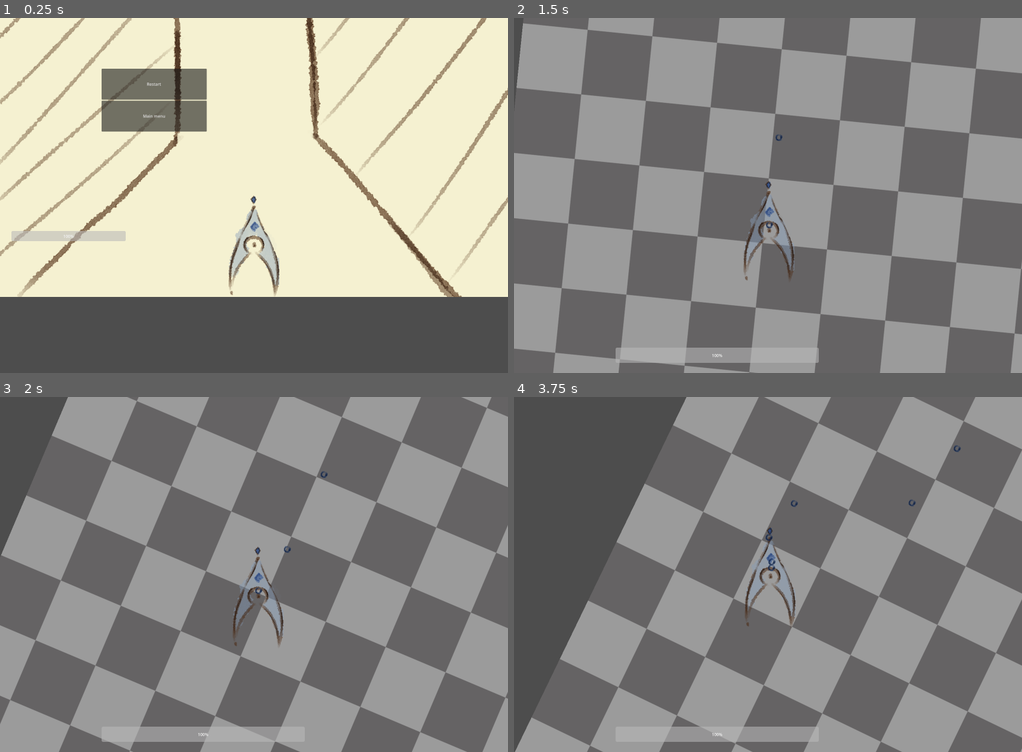
Above: before the commit, frames 1-4 (two rows, left to right).
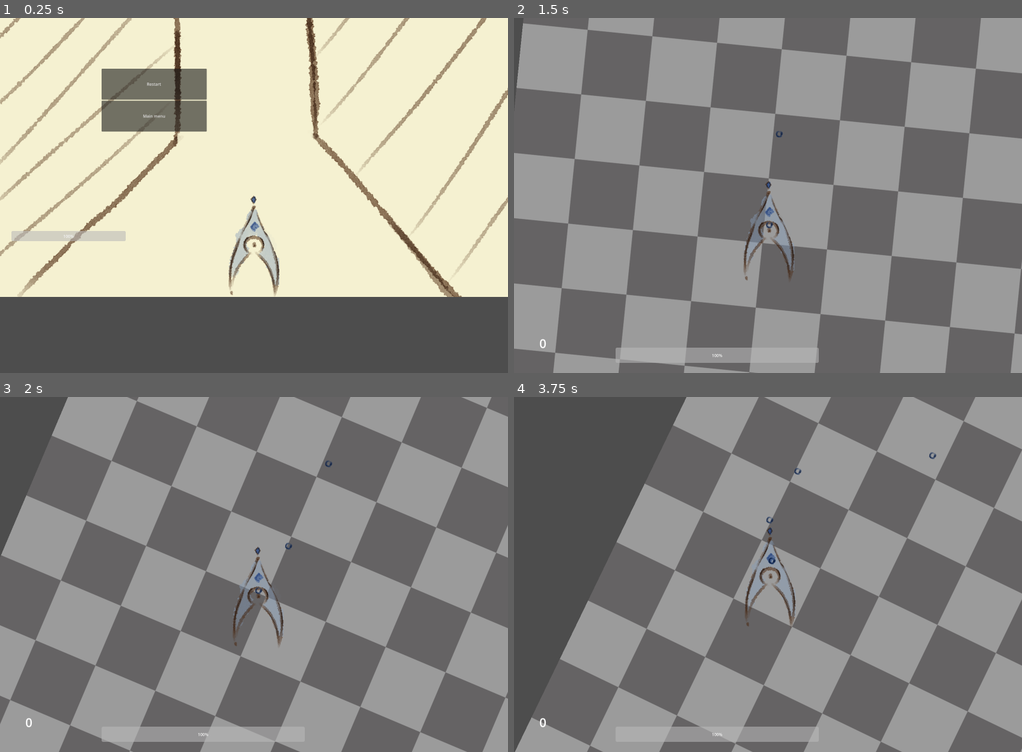
Above: after the commit, the same moments.

Repository: AustereTriceratops/BulletHellEngine
Game: Godot game, scene res://levels/level.tscn
Same seed, same stepped clock (60 frames per second), same inputs: the game is played once before the commit and once after it. The engine's default icon, where the game draws it, is replaced by a stand-in: a white triangle on a blue panel in a dark square.
Inputs (mouse positions are in pixels of both pictures, inside the frame that each line leads up to):
- Up to frame 1 (0.25 s): no input
- Up to frame 2 (1.5 s): click "Restart" at 0.5 s; tap Enter at 1.25 s; move the mouse to (793, 195) at 1.27 s; hold W (player_up) from 1.28 s (still down); hold Q (look_left) from 1.28 s (still down)
- Up to frame 3 (2 s): keep holding W (player_up); keep holding Q (look_left)
- Up to frame 4 (3.75 s): keep holding W (player_up); move the mouse to (742, 574) at 2.02 s; release Q (look_left) at 2.03 s; tap E (look_right) at 2.1 s; move the mouse to (778, 567) at 2.77 s; hold Shift (shift) 2.78-3.53 s; move the mouse to (762, 581) at 3.52 s; tap Q (look_left) at 3.6 s

Frame 1 is identical in both runs. In frame 2, less than 0.1% of the frame differs, in the area x 5-53%, y 31-94%; in frame 3, less than 0.1%; in frame 4, 0.2%, in the area x 5-88%, y 13-94%.

Commit message:
slight changes to logic and bugfixes

Diff:
--- a/bullets/Bullet.tscn
+++ b/bullets/Bullet.tscn
@@ -13,7 +13,7 @@
 script = ExtResource("1_gdrkw")
 particles = ExtResource("2_ub4nk")
 
-[node name="Timer" type="Timer" parent="."]
+[node name="DespawnTimer" type="Timer" parent="."]
 wait_time = 5.0
 autostart = true
 
@@ -25,4 +25,4 @@
 scale = Vector2(0.5, 0.5)
 shape = SubResource("CircleShape2D_v23sg")
 
-[connection signal="timeout" from="Timer" to="." method="_on_timer_timeout"]
+[connection signal="timeout" from="DespawnTimer" to="." method="_on_despawn_timer_timeout"]
--- a/bullets/PlayerBullet.gd
+++ /dev/null
@@ -1,21 +0,0 @@
-extends RigidBody2D
-
-@export var particles: PackedScene
-
-var damage_amt = 1
-var speed = 400;
-
-# ========================
-# ==== CUSTOM METHODS ====
-# ========================
-
-func initialize(position_: Vector2, direction: Vector2):
-	position = position_
-	set_linear_velocity(speed * direction)
-
-# ========================
-# ===== NODE METHODS =====
-# ========================
-
-func _on_despawn_timer_timeout():
-	queue_free()
--- a/bullets/PlayerBullet.tscn
+++ b/bullets/PlayerBullet.tscn
@@ -1,6 +1,6 @@
 [gd_scene load_steps=4 format=3 uid="uid://cmkw6tmryhrua"]
 
-[ext_resource type="Script" path="res://bullets/PlayerBullet.gd" id="1_3eyid"]
+[ext_resource type="Script" path="res://bullets/bullet.gd" id="1_rk0ym"]
 [ext_resource type="Texture2D" uid="uid://di2mj05w8a46s" path="res://assets/bullet_2.png" id="2_k5t43"]
 
 [sub_resource type="CircleShape2D" id="CircleShape2D_xcc6l"]
@@ -9,7 +9,8 @@
 collision_layer = 4
 collision_mask = 0
 gravity_scale = 2.66454e-15
-script = ExtResource("1_3eyid")
+script = ExtResource("1_rk0ym")
+speed = 400
 
 [node name="DespawnTimer" type="Timer" parent="."]
 wait_time = 5.0
--- a/bullets/bullet.gd
+++ b/bullets/bullet.gd
@@ -1,20 +1,21 @@
 extends RigidBody2D
 
 @export var particles: PackedScene
-
-var speed = 200;
+@export var damage_amt = 10
+@export var speed = 200
 
 # ========================
 # ==== CUSTOM METHODS ====
 # ========================
 
-func initialize(startPosition: Vector2, direction: Vector2):
-	position = startPosition
+func initialize(position_: Vector2, direction: Vector2):
+	position = position_
 	set_linear_velocity(speed * direction)
 
 # ========================
 # ===== NODE METHODS =====
 # ========================
 
-func _on_timer_timeout():
-	queue_free()
+func _on_despawn_timer_timeout():
+	pass
+	#queue_free()
--- a/enemies/FollowEnemy.tscn
+++ b/enemies/FollowEnemy.tscn
@@ -70,7 +70,6 @@
 texture = ExtResource("1_ehvv0")
 
 [node name="Hitbox" type="Area2D" parent="."]
-visible = false
 collision_layer = 8
 collision_mask = 5
 
--- a/levels/BulletHeavenTest.tscn
+++ b/levels/BulletHeavenTest.tscn
@@ -22,8 +22,8 @@
 [node name="UIManager" type="Control" parent="UI"]
 layout_mode = 3
 anchors_preset = 0
-offset_right = 1200.0
-offset_bottom = 900.0
+offset_right = 2000.0
+offset_bottom = 1400.0
 script = ExtResource("2_qy4hu")
 pauseMenu = ExtResource("3_jt05o")
 
@@ -39,6 +39,20 @@
 [node name="PauseMenu" parent="UI/UIManager" instance=ExtResource("3_jt05o")]
 visible = false
 layout_mode = 1
+
+[node name="XpLabel" type="RichTextLabel" parent="UI/UIManager"]
+layout_mode = 1
+anchors_preset = -1
+anchor_top = 1.0
+anchor_bottom = 1.0
+offset_left = 100.0
+offset_top = -150.0
+offset_right = 200.0
+offset_bottom = -50.0
+grow_vertical = 0
+theme_override_font_sizes/normal_font_size = 48
+text = "0
+"
 
 [node name="InputManager" type="Node" parent="."]
 script = ExtResource("4_2uoy2")
--- a/levels/bullet_heaven_test.gd
+++ b/levels/bullet_heaven_test.gd
@@ -42,6 +42,7 @@
 	particles.emitting=true
 
 	xp += enemyNode.pointValue
+	$UI/UIManager/XpLabel.text = str(xp)
 
 	$Pickups.spawn_pickup(enemyNode.position)
 
--- a/player/playerCamera.gd
+++ b/player/playerCamera.gd
@@ -19,10 +19,9 @@
 		trauma = -0.08*amt
 
 func shake():
-	var amount = pow(trauma, 3)
 	var shakeDirection = Vector2(0, 1).rotated(randf_range(-PI, PI))
-	var x = amount * maxOffset.x * shakeDirection.x
-	var y = amount * maxOffset.y * shakeDirection.y
+	var x = trauma * maxOffset.x * shakeDirection.x
+	var y = trauma * maxOffset.y * shakeDirection.y
 
 	offset += Vector2(x, y)
 
--- a/project.godot
+++ b/project.godot
@@ -86,6 +86,10 @@
 2d_physics/layer_5="Environment"
 2d_physics/layer_6="Pickup"
 
+[physics]
+
+2d/default_linear_damp=0.0
+
 [rendering]
 
 renderer/rendering_method="gl_compatibility"
